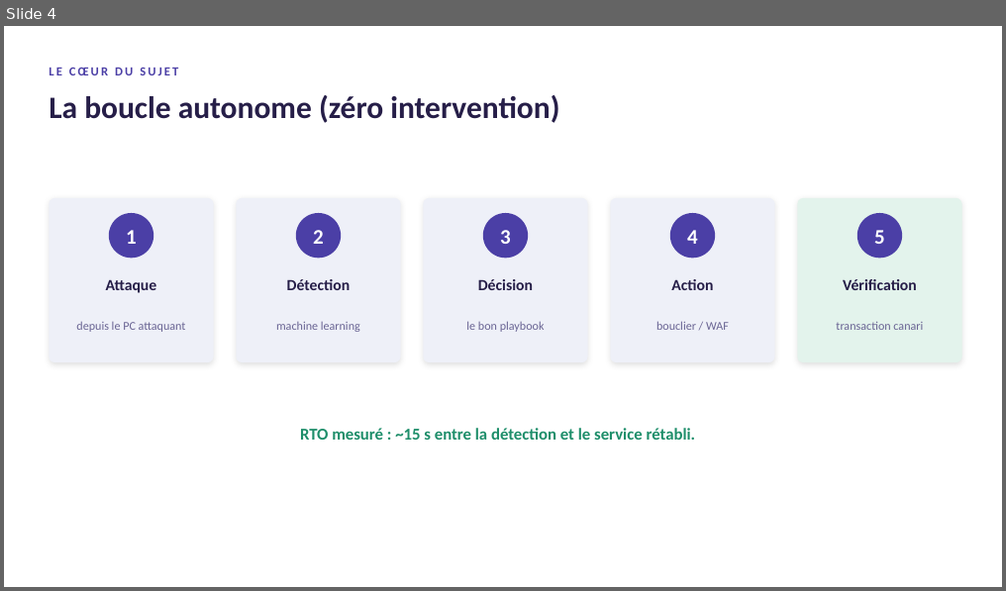
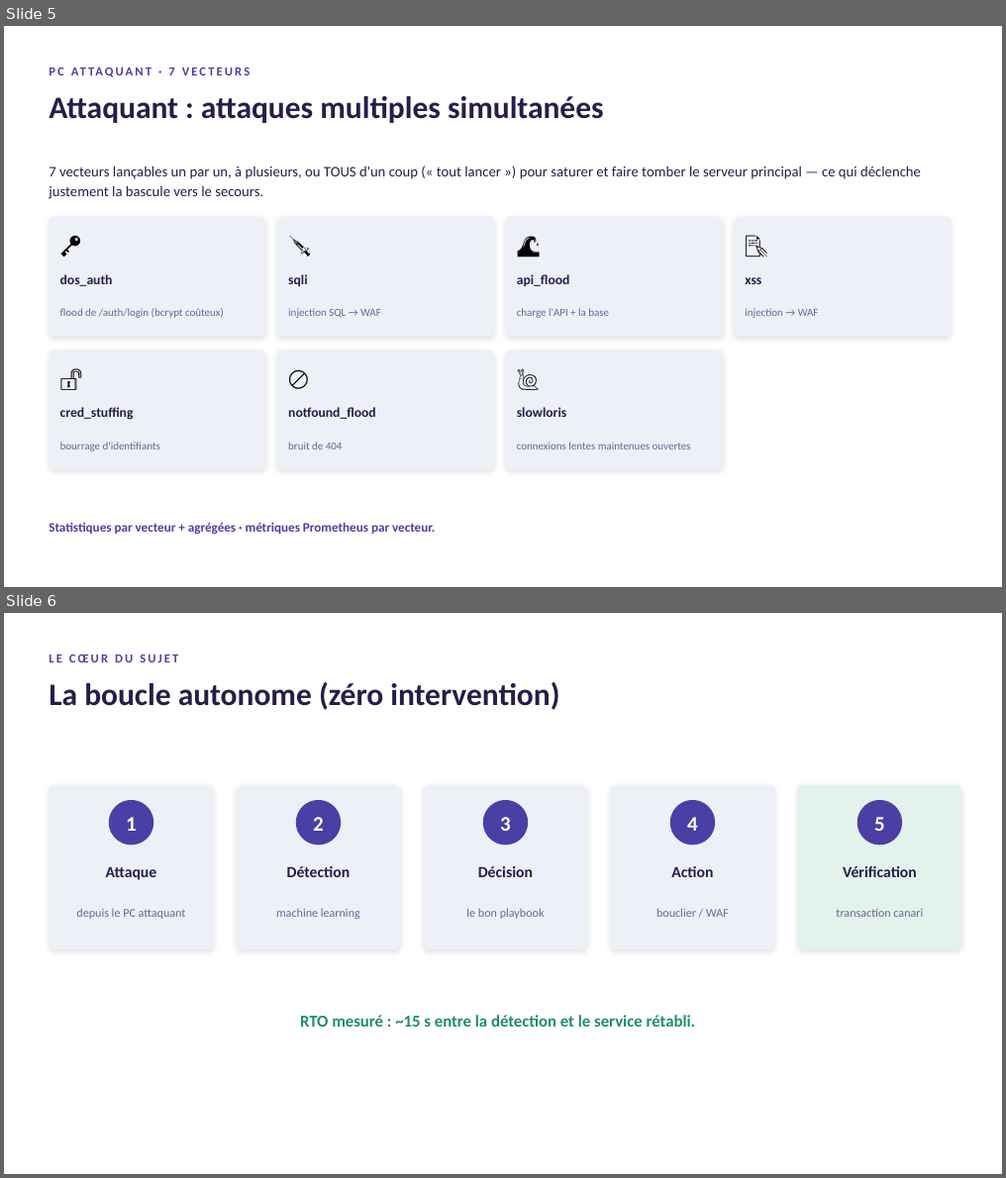
Before and after one commit to bigwihodari/Resilience-Alpha, a slide deck: livrables/Presentation-RESILIENCE-ALPHA.pptx. Shown one above the other, each under a label of ours: slide 4 before the commit, slides 5 and 6 after it. The pictures are 1006x591 and 1006x1178 pixels, drawn with LibreOffice and Linux fonts; fonts in the diff are those of the drawing. Boxes give left, top, right and bottom in pixels: in the first picture for what was removed or moved away, otherwise in the second. Text is boxed around its words. In the diff, an @@ line names an element or a change of style, - is before the commit and + after.

```diff
--- a/livrables/Presentation-RESILIENCE-ALPHA.pptx
+++ b/livrables/Presentation-RESILIENCE-ALPHA.pptx
@@ slide 5 added at bbox=[4, 26, 1002, 587], background #FFFFFF @@
@@ text added at bbox=[168, 68, 174, 76], 12 pt, text #4B3FA6, bold @@
+PC ATTAQUANT · 7 VECTEURS
@@ text added at bbox=[49, 96, 604, 123], 30 pt, text #261E48, bold @@
+Attaquant : attaques multiples simultanées
@@ text added at bbox=[49, 166, 921, 199], 14 pt, text #261E48 @@
+7 vecteurs lançables un par un, à plusieurs, ou TOUS d'un coup (« tout lancer ») pour saturer et faire tomber le serveur principal — ce qui déclenche justement la bascule vers le secours.
@@ rounded rectangle added at bbox=[49, 217, 266, 337], fill #EEF0F8 @@
@@ text added at bbox=[60, 226, 135, 264], 22 pt, text #000000 @@
+🔑
@@ rounded rectangle added at bbox=[277, 217, 494, 337], fill #EEF0F8 @@
@@ text added at bbox=[288, 226, 363, 264], 22 pt, text #000000 @@
+💉
@@ rounded rectangle added at bbox=[506, 217, 723, 337], fill #EEF0F8 @@
@@ text added at bbox=[517, 226, 592, 264], 22 pt, text #000000 @@
+🌊
@@ rounded rectangle added at bbox=[734, 217, 951, 337], fill #EEF0F8 @@
@@ text added at bbox=[746, 226, 820, 264], 22 pt, text #000000 @@
+📝
@@ text added at bbox=[60, 274, 113, 286], 13 pt, text #261E48, bold @@
+dos_auth
@@ text added at bbox=[288, 274, 307, 286], 13 pt, text #261E48, bold @@
+sqli
@@ text added at bbox=[517, 274, 570, 286], 13 pt, text #261E48, bold @@
+api_flood
@@ text added at bbox=[745, 277, 761, 284], 13 pt, text #261E48, bold @@
+xss
@@ text added at bbox=[60, 308, 224, 318], 10.5 pt, text #6A6594 @@
+flood de /auth/login (bcrypt coûteux)
@@ text added at bbox=[288, 308, 381, 318], 10.5 pt, text #6A6594 @@
+injection SQL → WAF
@@ text added at bbox=[517, 308, 609, 318], 10.5 pt, text #6A6594 @@
+charge l'API + la base
@@ text added at bbox=[745, 308, 819, 318], 10.5 pt, text #6A6594 @@
+injection → WAF
@@ rounded rectangle added at bbox=[49, 350, 266, 470], fill #EEF0F8 @@
@@ rounded rectangle added at bbox=[277, 350, 494, 470], fill #EEF0F8 @@
@@ rounded rectangle added at bbox=[506, 350, 723, 470], fill #EEF0F8 @@
@@ text added at bbox=[60, 360, 135, 396], 22 pt, text #000000 @@
+🔓
@@ text added at bbox=[288, 360, 363, 396], 22 pt, text #000000 @@
+🚫
@@ text added at bbox=[517, 360, 592, 396], 22 pt, text #000000 @@
+🐌
@@ text added at bbox=[60, 407, 134, 420], 13 pt, text #261E48, bold @@
+cred_stuffing
@@ text added at bbox=[288, 407, 376, 419], 13 pt, text #261E48, bold @@
+notfound_flood
@@ text added at bbox=[517, 407, 566, 417], 13 pt, text #261E48, bold @@
+slowloris
@@ text added at bbox=[60, 442, 160, 452], 10.5 pt, text #6A6594 @@
+bourrage d'identifiants
@@ text added at bbox=[288, 442, 343, 450], 10.5 pt, text #6A6594 @@
+bruit de 404
@@ text added at bbox=[517, 442, 691, 450], 10.5 pt, text #6A6594 @@
+connexions lentes maintenues ouvertes
@@ text added at bbox=[49, 522, 435, 534], 12.5 pt, text #4B3FA6, bold @@
+Statistiques par vecteur + agrégées · métriques Prometheus par vecteur.
@@ what was slide 4 is now slide 6 @@
```
Also in this commit, not shown: 2 slides changed, 2 other slides added, 4 other files.
